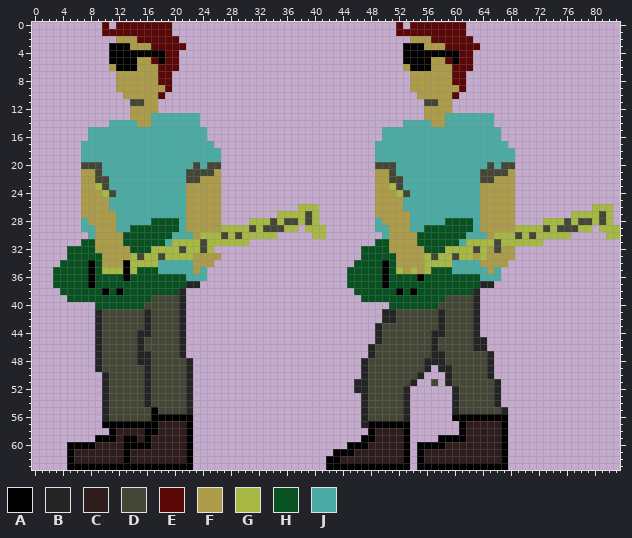
A sprite sheet gets an edit: images/bassdude.png. That is the earlier state.
The file is 84x64 pixels. Colours within 5 levels of each other are drawn and written as one.
Palette (. is transparent): A #000000  B #242425  C #2f1c1c  D #454736  E #5a0707  F #ac9c4a  G #a7b844  H #085222  J #4aaca4
Now the later version:
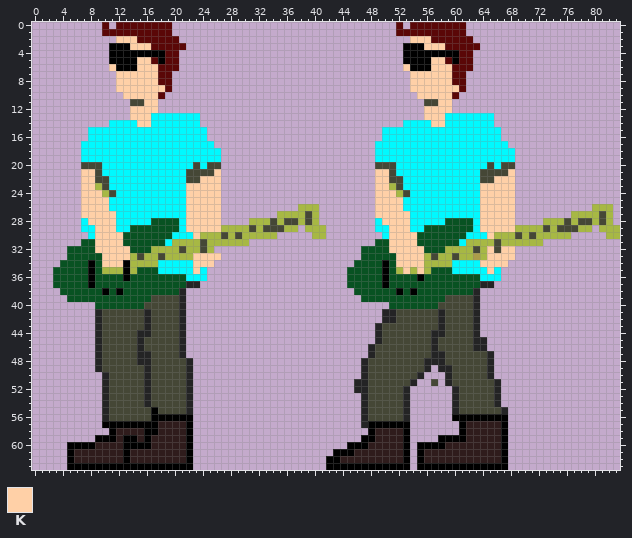
Colours new in this view: K #ffd0a7
What changed:
colour J: #4aaca4 -> #00f9ff
Changed rows in their new state; - is a pixel that keeps its letter.
first column x 11:
 2 -KKK---------------------------------------KKK----
 3 ---KKK---------------------------------------KKK--
 5 ----KK----------------------------------------KK--
 6 K---KKK-----------------------------------K---KKK-
 7 -KKKKKK------------------------------------KKKKKK-
 8 -KKKKKK------------------------------------KKKKKK-
 9 -KKKKKKK-----------------------------------KKKKKKK
10 --KKKKK-------------------------------------KKKKK-
11 -----KK----------------------------------------KK-
12 ---KKKK--------------------------------------KKKK-
13 ---KKK---------------------------------------KKK--
14 ----KK----------------------------------------KK--
first column x 7:
21 KK-----------------K----------------------KK-----------------K
22 KK---------------KKK----------------------KK---------------KKK
23 KK-------------KKKKK----------------------KK-------------KKKKK
24 KKK------------KKKKK----------------------KKK------------KKKKK
25 KKKK-----------KKKKK----------------------KKKK-----------KKKKK
26 KKKK-----------KKKKK----------------------KKKK-----------KKKKK
27 KKKKK----------KKKKK----------------------KKKKK----------KKKKK
28 -KKKK----------KKKKK-----------------------KKKK----------KKKKK
29 --KKK----------KKKKK------------------------KKK----------KKKKK
30 --KKKK----------K---------------------------KKKK----------K---
31 --KKKK--------------------------------------KKKK--------------
32 --KKKKK-------------------------------------KKKKK---------K-KK
33 ---KKKK---------KKKK-------------------------KKKK---------KKKK
34 ---KKK----------KKK--------------------------KKKK--------KKKK-
35 ----------------K-----------------------------K-K---------K---
Changed places in both pictures, as pixel boxes (x1, y1, x2, y2):
changed: (81, 36, 221, 281)
changed: (375, 36, 515, 281)
